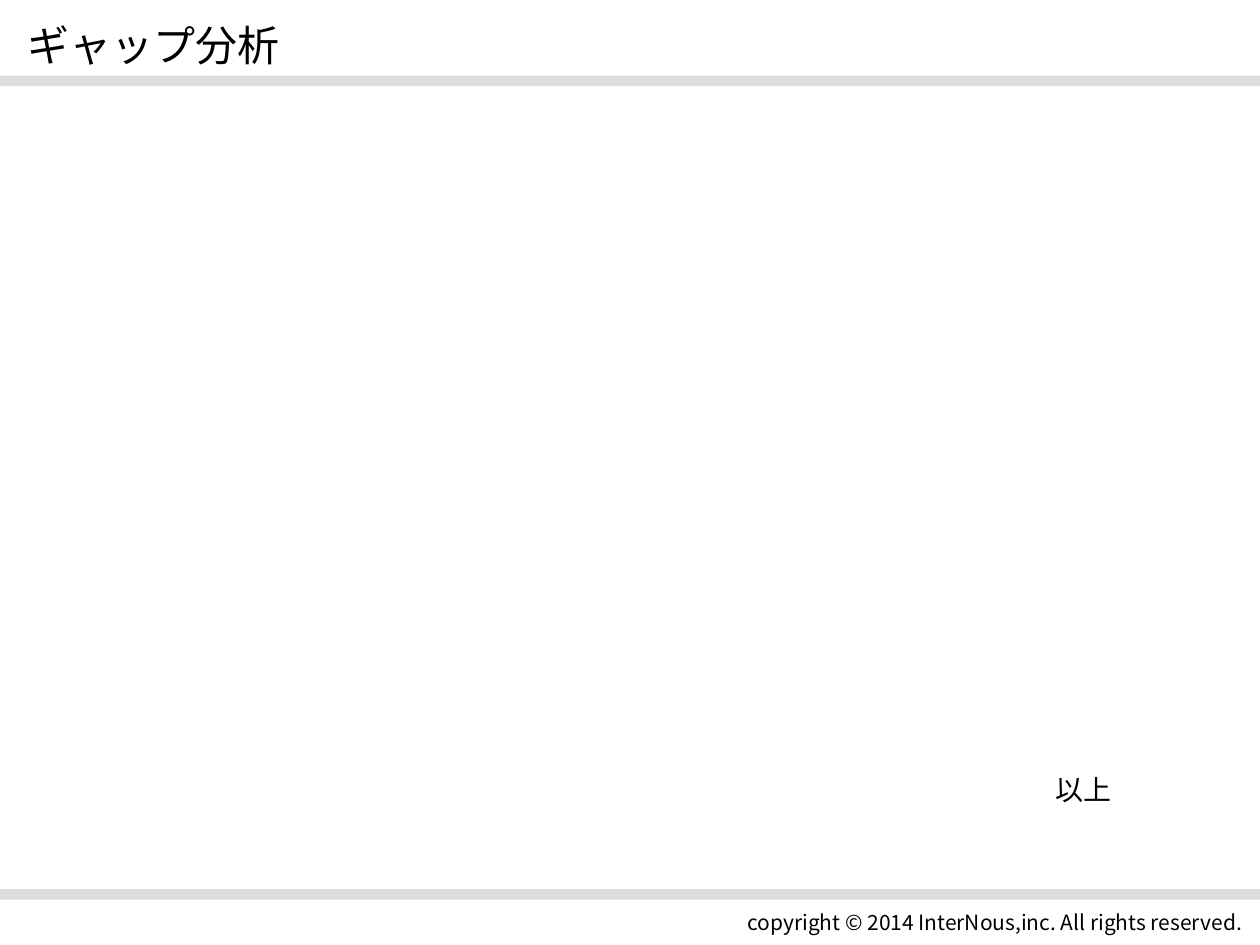
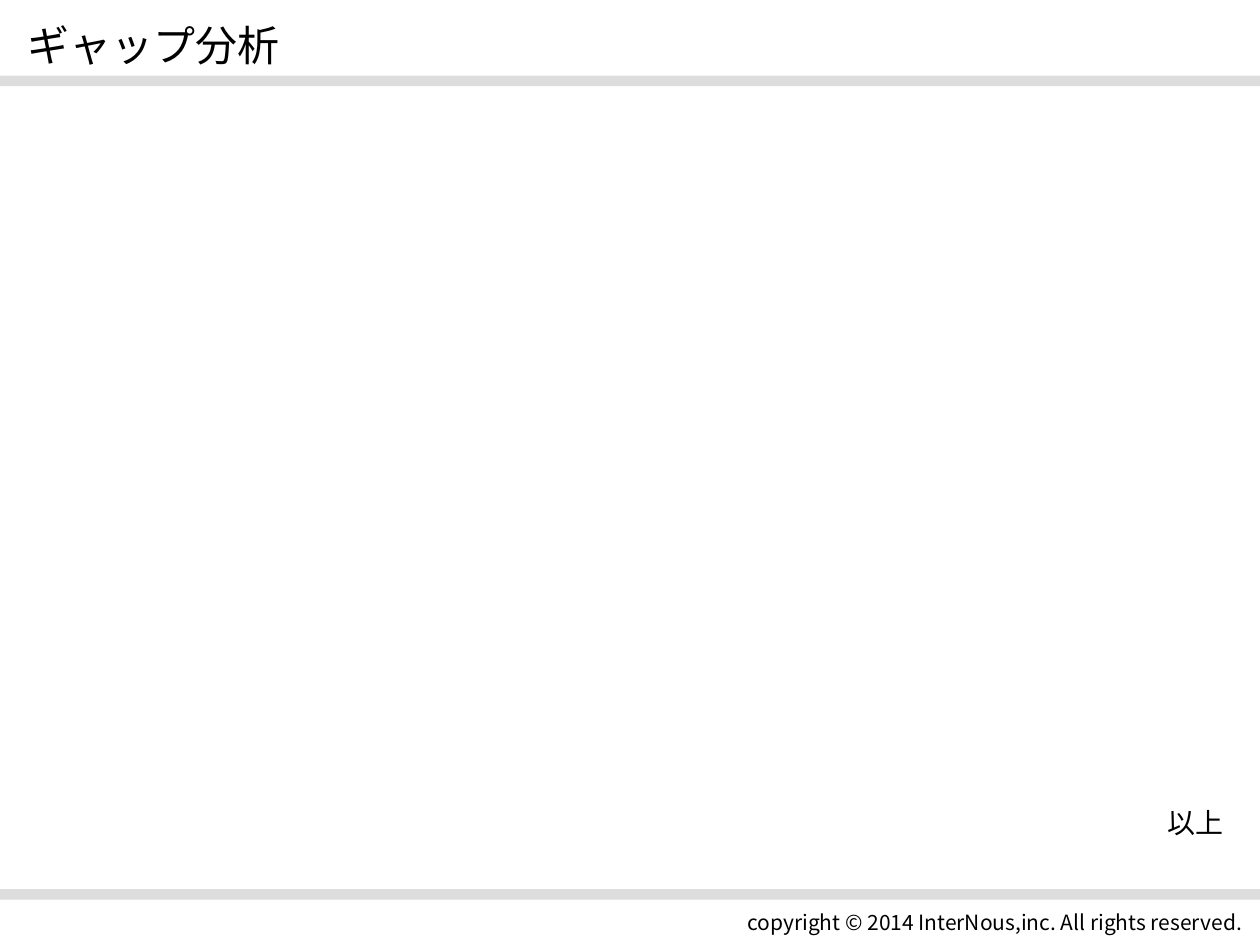
Before and after one commit to internousdevdoc/201410-02-ec10, a slide deck: slide 17 of 01.要件定義/01.要求分析/要求分析（ギャップ分析）.ppt. Drawn at 1260x945 pixels with LibreOffice and Linux fonts; fonts in the diff are those of the drawing. Boxes give left, top, right and bottom in pixels: in the first picture for what was removed or moved away, otherwise in the second. Text is boxed around its words. In the diff, an @@ line names an element or a change of style, - is before the commit and + after.

```diff
--- a/01.要件定義/01.要求分析/要求分析（ギャップ分析）.ppt
+++ b/01.要件定義/01.要求分析/要求分析（ギャップ分析）.ppt
@@ text "以上" at (1167, 810, 1223, 835): alignment left to right @@
```
Also in this commit, not shown: 1 other slide changed, 3 other files.
